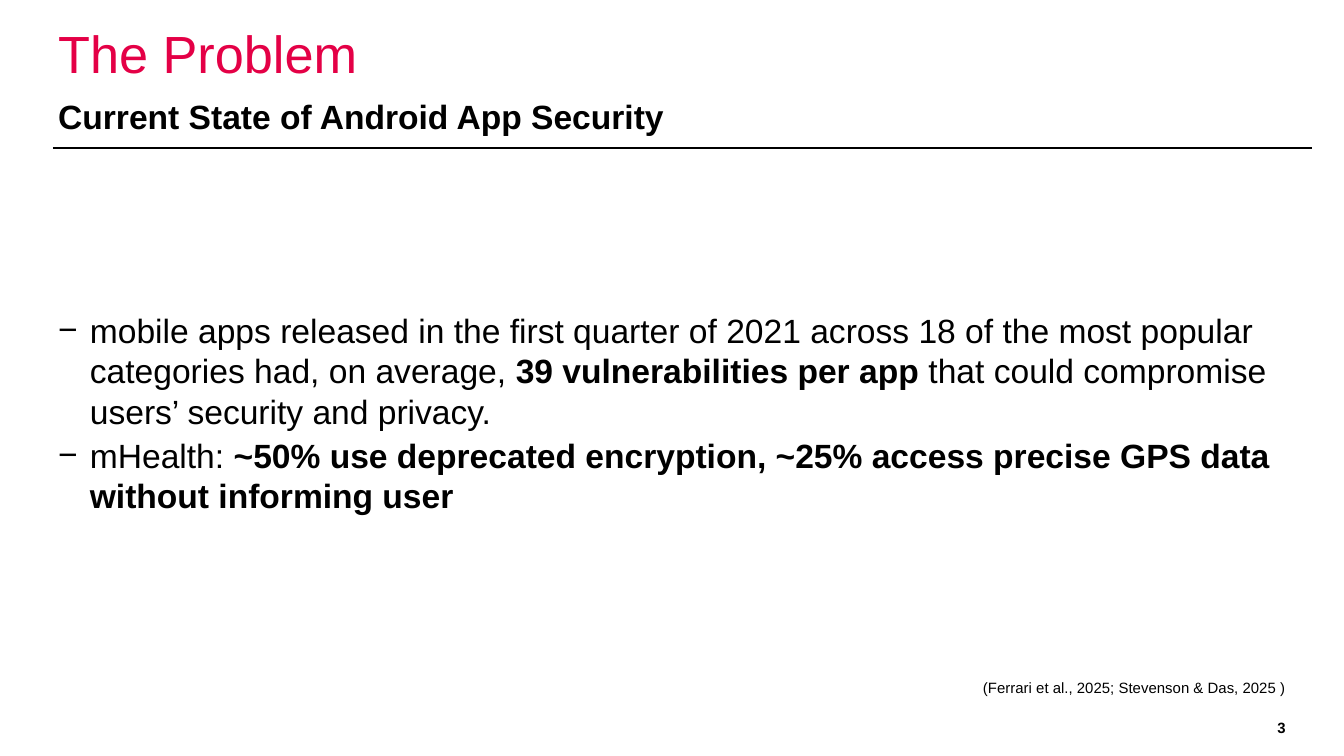
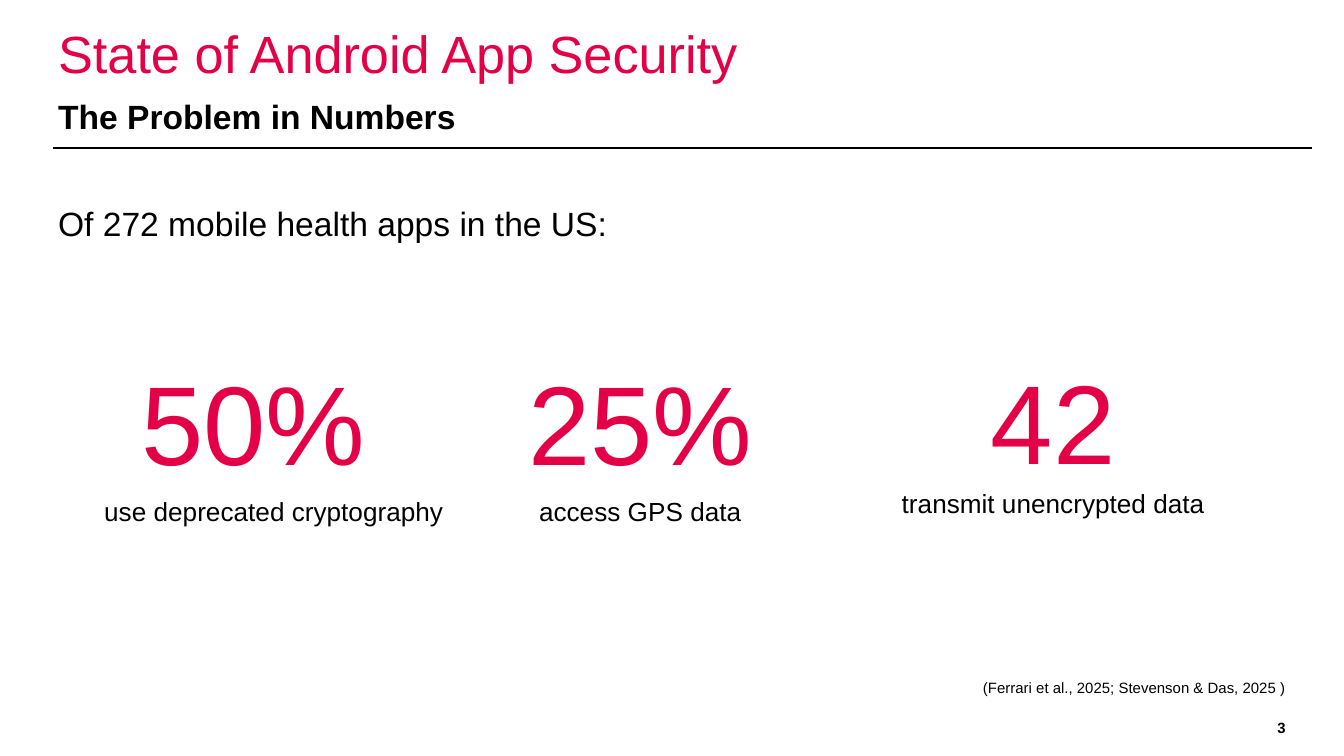
Before and after one commit to domi-cmd/Reference_Application_for_OWASP_MASTG, a slide deck: slide 3 of dev_documents/presentation/ba_thesis_presentation_kronig.pptx. Drawn at 1344x756 pixels with LibreOffice and Linux fonts; fonts in the diff are those of the drawing; background and template pictures are left out. Boxes give left, top, right and bottom in pixels: in the first picture for what was removed or moved away, otherwise in the second. Text is boxed around its words. In the diff, an @@ line names an element or a change of style, - is before the commit and + after.

Commit message:
Finished first complete version of presentation. Removed the Development Section and added an introduction. Still needs polish, and the presentation is too long. Especially the Design section can be shortened by lowering the depth of details.

```diff
--- a/dev_documents/presentation/ba_thesis_presentation_kronig.pptx
+++ b/dev_documents/presentation/ba_thesis_presentation_kronig.pptx
@@ title at (58, 35, 738, 84): text changed @@
-The Problem
+State of Android App Security
@@ text at (58, 104, 456, 130): text changed @@
-Current State of Android App Security
+The Problem in Numbers
@@ text "Of 272 mobile health apps ..." at (58, 211, 607, 242): vertical alignment middle to top @@
@@ text at (58, 211, 607, 242): text changed @@
-− mobile apps released in the first quarter of 2021 across 18 of the most popular categories had, on average, 39 vulnerabilities per app that could compromise users’ security and privacy.
-− mHealth: ~50% use deprecated encryption, ~25% access precise GPS data without informing user
+Of 272 mobile health apps in the US:
@@ text added at (104, 386, 443, 527), 14 pt, text #000000 @@
+50%
+use deprecated cryptography
@@ text added at (528, 386, 752, 522), 14 pt, text #000000 @@
+25%
+access GPS data
@@ text added at (902, 385, 1204, 519), 14 pt, text #000000 @@
+42
+transmit unencrypted data
```
Also in this commit, not shown: 8 other slides changed, 6 slides added, 10 slides removed.
